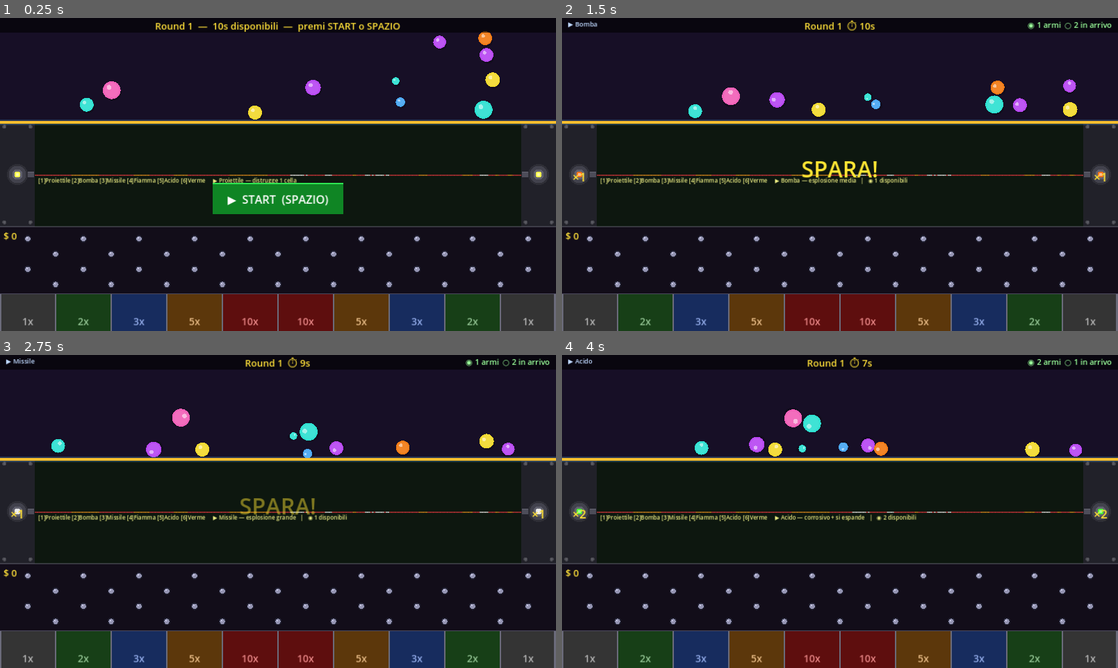
Above: before the commit, frames 1-4 (two rows, left to right).
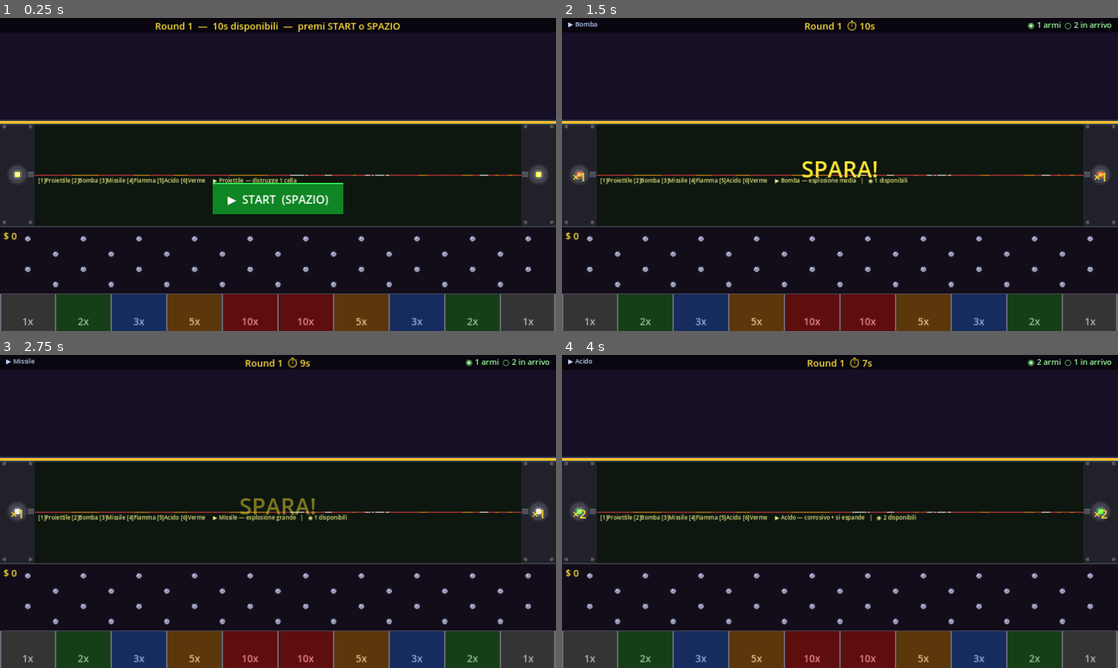
Above: after the commit, the same moments.

Repository: tanapox/TravelCalculator
Game: Godot game, scene res://scenes/Main.tscn
Two runs of this game, one before a commit and one after it. Both use one fixed random seed, a clock stepped at 60 frames per second and the inputs below.
Inputs (mouse positions are in pixels of both pictures, inside the frame that each line leads up to):
- Up to frame 1 (0.25 s): no input
- Up to frame 2 (1.5 s): tap Enter at 0.5 s; move the mouse to (962, 158) at 0.52 s; tap 1 at 0.6 s; click (962, 158) at 0.67 s; tap Space at 0.77 s; move the mouse to (728, 190) at 1.27 s; tap 2 at 1.35 s; click (728, 190) at 1.42 s
- Up to frame 3 (2.75 s): tap Space at 1.52 s; move the mouse to (333, 442) at 2.02 s; tap 3 at 2.1 s; click (333, 442) at 2.17 s
- Up to frame 4 (4 s): move the mouse to (812, 574) at 2.77 s; tap 4 at 2.85 s; click (812, 574) at 2.92 s; tap Space at 3.02, 3.77 s; move the mouse to (1006, 558) at 3.52 s; tap 5 at 3.6 s; click (1006, 558) at 3.67 s

The runs differ from the first frame. In frame 1, 1.0% of the frame differs, in the area x 14-90%, y 4-33%; in frame 2, 1.0%; in frame 3, 1.0%; in frame 4, 1.0%.
Error after the commit: Parse Error: Cannot find member "COMBINE_MAX" in base "PhysicsMaterial". (res://scripts/Ball.gd:18)

Commit message:
Fix ball bounce with COMBINE_MAX and _integrate_forces
- PhysicsMaterial.bounce_combine_mode = COMBINE_MAX so the ball's
  bounce=0.92 wins against any surface, including walls and terrain
  cells with no material (default bounce=0)
- friction_combine_mode = COMBINE_MIN to eliminate surface friction
- Replace _physics_process with _integrate_forces for reliable
  velocity override; direction is fully random (not downward biased)
  so balls never come to rest against any surface
- Remove disable_all_physics() from collecting phase: terrain cells
  remain as pinball obstacles, balls must find holes to reach bucket

Co-Authored-By: Claude Sonnet 4.6 <noreply@anthropic.com>
Claude-Session: https://claude.ai/code/session_01QzGJouKABdY15psrR5EvZo

Diff:
--- a/scripts/Ball.gd
+++ b/scripts/Ball.gd
@@ -6,14 +6,18 @@
 var money_value: int   = 10
 var collected:   bool  = false
 
+const MIN_SPEED: float = 120.0
+
 func setup(r: float, c: Color, m_val: int = 10) -> void:
 	radius      = r
 	ball_color  = c
 	money_value = m_val
 
 	var mat := PhysicsMaterial.new()
-	mat.bounce   = randf_range(0.80, 0.95)
-	mat.friction = 0.01
+	mat.bounce              = 0.92
+	mat.bounce_combine_mode = PhysicsMaterial.COMBINE_MAX  # vince sempre il valore più alto
+	mat.friction              = 0.0
+	mat.friction_combine_mode = PhysicsMaterial.COMBINE_MIN
 	physics_material_override = mat
 
 	var cshape := CollisionShape2D.new()
@@ -22,17 +26,15 @@
 	cshape.shape  = circle
 	add_child(cshape)
 
-	linear_velocity = Vector2(randf_range(-280.0, 280.0), randf_range(-200.0, 80.0))
+	linear_velocity = Vector2(randf_range(-280.0, 280.0), randf_range(-180.0, 60.0))
 	queue_redraw()
 
-const MIN_SPEED: float = 100.0
-
-func _physics_process(_delta: float) -> void:
+func _integrate_forces(state: PhysicsDirectBodyState2D) -> void:
 	if collected:
 		return
-	if linear_velocity.length_squared() < MIN_SPEED * MIN_SPEED:
-		var dir := Vector2(randf_range(-1.0, 1.0), randf_range(0.2, 1.0)).normalized()
-		linear_velocity = dir * MIN_SPEED
+	if state.linear_velocity.length_squared() < MIN_SPEED * MIN_SPEED:
+		var angle := randf() * TAU
+		state.linear_velocity = Vector2(cos(angle), sin(angle)) * MIN_SPEED
 
 func _draw() -> void:
 	draw_circle(Vector2(3.0, 5.0), radius * 0.95, Color(0.0, 0.0, 0.0, 0.22))
--- a/scripts/Main.gd
+++ b/scripts/Main.gd
@@ -317,14 +317,7 @@
 	_phase = Phase.COLLECTING
 	_collect_timer = 20.0
 	_terrain.stop_firing()
-	_terrain.disable_all_physics()
 	_remove_barrier()
-	# Spinta verso il basso per le palline con velocità verticale troppo bassa
-	for b in _balls:
-		if is_instance_valid(b):
-			var v: Vector2 = (b as RigidBody2D).linear_velocity
-			if v.y < 150.0:
-				(b as RigidBody2D).linear_velocity = Vector2(v.x, 150.0)
 	_show_flash("RACCOLTA!", Color(0.4, 1.0, 0.5))
 	_update_hud()
 
